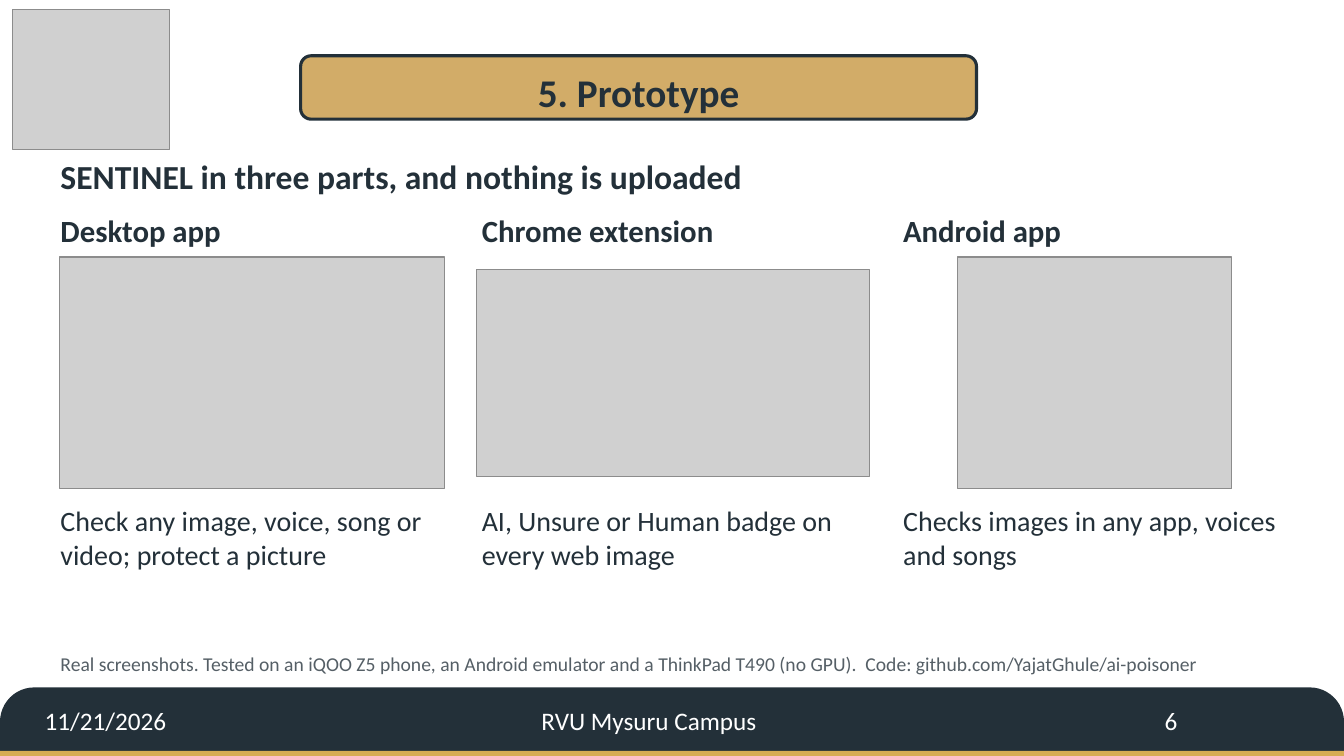
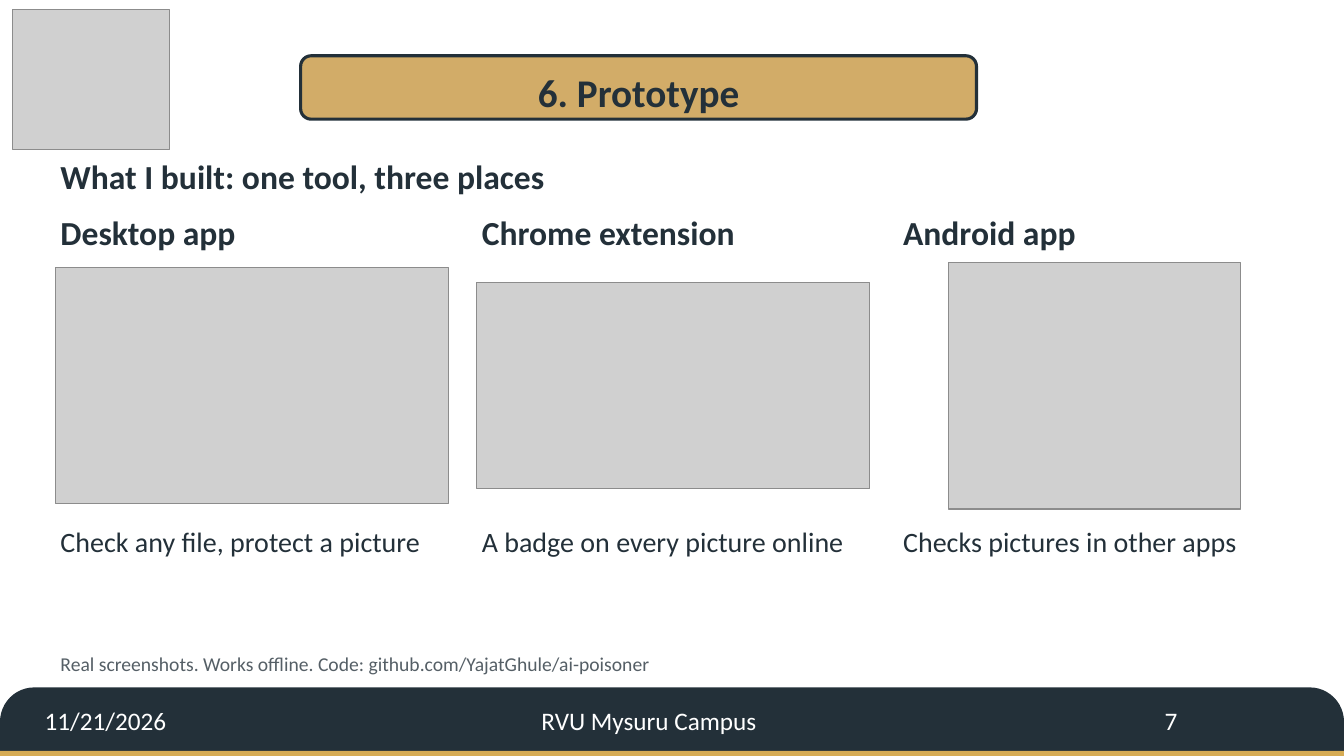
Before and after one commit to YajatGhule/ai-poisoner, a slide deck: slide 7 of sidt/SIDT_Jury_Deck_G14.pptx (slide 6 before the commit). Drawn at 1344x756 pixels with LibreOffice and Linux fonts; fonts in the diff are those of the drawing; grey boxes stand for pictures; background and template pictures are left out. Boxes give left, top, right and bottom in pixels: in the first picture for what was removed or moved away, otherwise in the second. Text is boxed around its words. In the diff, an @@ line names an element or a change of style, - is before the commit and + after.

```diff
--- a/sidt/SIDT_Jury_Deck_G14.pptx
+++ b/sidt/SIDT_Jury_Deck_G14.pptx
@@ text in rounded rectangle at (x1=538, y1=80, x2=739, y2=113): text changed @@
-5. Prototype
+6. Prototype
@@ text at (x1=60, y1=165, x2=544, y2=195): text changed @@
-SENTINEL in three parts, and nothing is uploaded
+What I built: one tool, three places
@@ size 22 to 24 pt in 3 elements at (x1=60, y1=221, x2=236, y2=251), (x1=482, y1=221, x2=735, y2=246), (x1=903, y1=221, x2=1076, y2=251) @@
@@ picture resized from (x1=59, y1=257, x2=445, y2=489) to (x1=55, y1=267, x2=449, y2=504) @@
@@ picture resized from (x1=958, y1=257, x2=1232, y2=489) to (x1=949, y1=262, x2=1241, y2=509) @@
@@ picture moved from (x1=477, y1=270, x2=870, y2=477) to (x1=477, y1=282, x2=870, y2=489) @@
@@ text at (x1=60, y1=532, x2=419, y2=557): text changed @@
-Check any image, voice, song or video; protect a picture
+Check any file, protect a picture
@@ text at (x1=482, y1=532, x2=843, y2=557): text changed @@
-AI, Unsure or Human badge on every web image
+A badge on every picture online
@@ text at (x1=903, y1=532, x2=1236, y2=557): text changed @@
-Checks images in any app, voices and songs
+Checks pictures in other apps
@@ text at (x1=60, y1=657, x2=650, y2=675): text changed @@
-Real screenshots. Tested on an iQOO Z5 phone, an Android emulator and a ThinkPad T490 (no GPU). Code: github.com/YajatGhule/ai-poisoner
+Real screenshots. Works offline. Code: github.com/YajatGhule/ai-poisoner
@@ page number at (x1=1165, y1=714, x2=1178, y2=730): text changed @@
-6
+7
```
Also in this commit, not shown: 8 other slides changed, 1 slide added, 1 slide removed, 8 other files.
